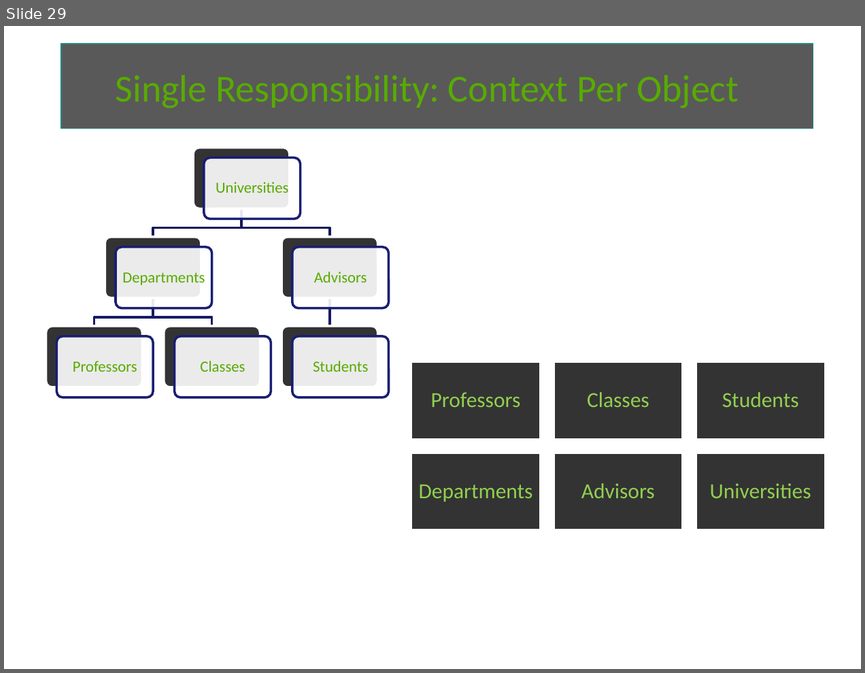
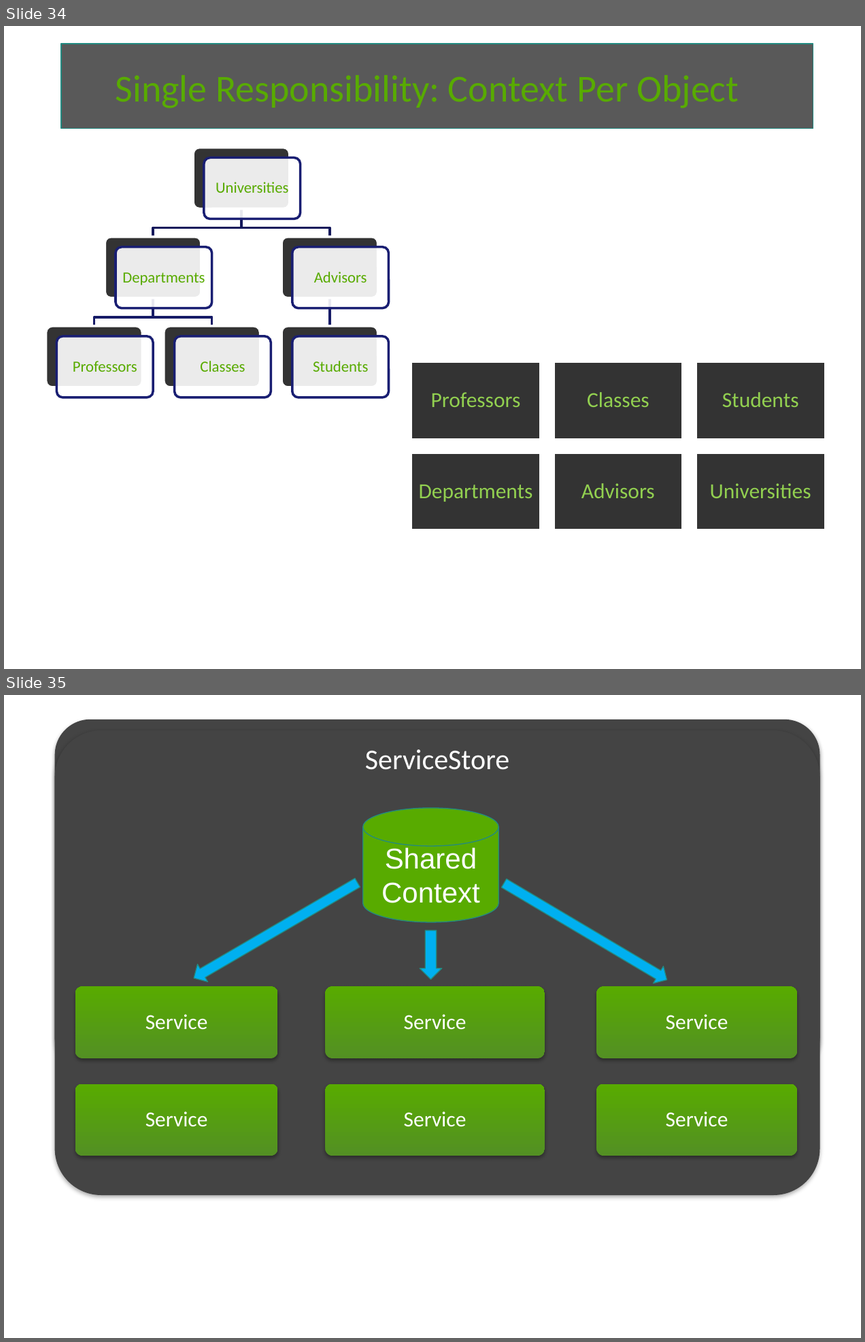
Before and after one commit to excellalabs/ExcellaLean, a slide deck: _presentations/Lean1and2-ShahedSahil.pptx. Shown one above the other, each under a label of ours: slide 29 before the commit, slides 34 and 35 after it. The pictures are 865x673 and 865x1342 pixels, drawn with LibreOffice and Linux fonts; fonts in the diff are those of the drawing; background and template pictures are left out. Boxes give left, top, right and bottom in pixels: in the first picture for what was removed or moved away, otherwise in the second. Text is boxed around its words. In the diff, an @@ line names an element or a change of style, - is before the commit and + after.

```diff
--- a/_presentations/Lean1and2-ShahedSahil.pptx
+++ b/_presentations/Lean1and2-ShahedSahil.pptx
@@ slide 35 added at [4,695,861,1338], background #FFFFFF @@
@@ rounded rectangle added at [54,720,820,1073], fill #444444 @@
@@ rounded rectangle added at [54,730,820,1195], fill #444444 @@
@@ text added at [345,749,530,770], 24 pt, text #FFFFFF @@
+RepositoryStore
@@ text added at [365,749,509,770], 24 pt, text #FFFFFF @@
+ServiceStore
@@ cylinder added at [363,808,498,922], fill #58AB00, outline #238A81 0.75 pt, 24 pt, text #FFFFFF @@
+Shared Context
@@ down arrow added at [188,874,362,987], fill #00B0F0, outline #238A81 0.75 pt @@
@@ down arrow added at [499,875,672,988], fill #00B0F0, outline #238A81 0.75 pt @@
@@ down arrow added at [419,930,442,979], fill #00B0F0, outline #238A81 0.75 pt @@
@@ rounded rectangle added at [75,986,277,1058], fill gradient #539023 to #58AB00 @@
@@ rounded rectangle added at [325,986,545,1058], fill gradient #539023 to #58AB00 @@
@@ rounded rectangle added at [596,986,797,1058], fill gradient #539023 to #58AB00 @@
@@ text added at [145,1014,208,1030], 18 pt, text #FFFFFF @@
+Service
@@ text added at [404,1014,466,1030], 18 pt, text #FFFFFF @@
+Service
@@ text added at [666,1014,728,1030], 18 pt, text #FFFFFF @@
+Service
@@ rounded rectangle added at [75,1084,277,1156], fill gradient #539023 to #58AB00 @@
@@ rounded rectangle added at [325,1084,545,1156], fill gradient #539023 to #58AB00 @@
@@ rounded rectangle added at [596,1084,797,1156], fill gradient #539023 to #58AB00 @@
@@ text added at [145,1111,208,1127], 18 pt, text #FFFFFF @@
+Service
@@ text added at [404,1111,466,1127], 18 pt, text #FFFFFF @@
+Service
@@ text added at [666,1111,728,1127], 18 pt, text #FFFFFF @@
+Service
@@ what was slide 29 is now slide 34 @@
```
Also in this commit, not shown: 8 slides changed, 9 other slides added, 2 slides removed.
